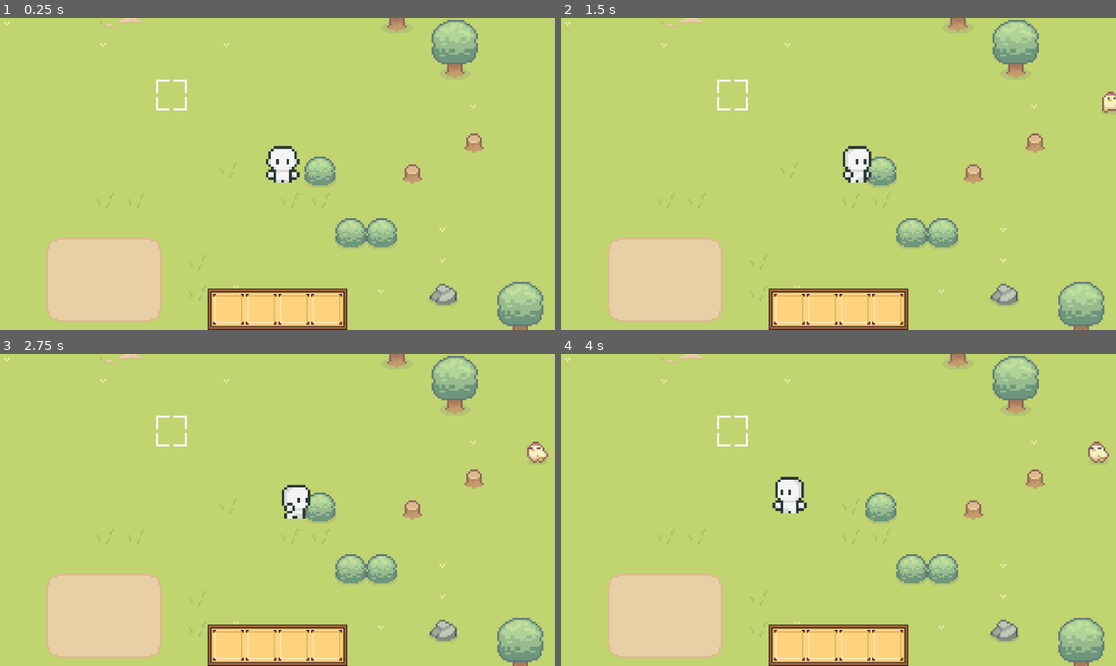
Above: before the commit, frames 1-4 (two rows, left to right).
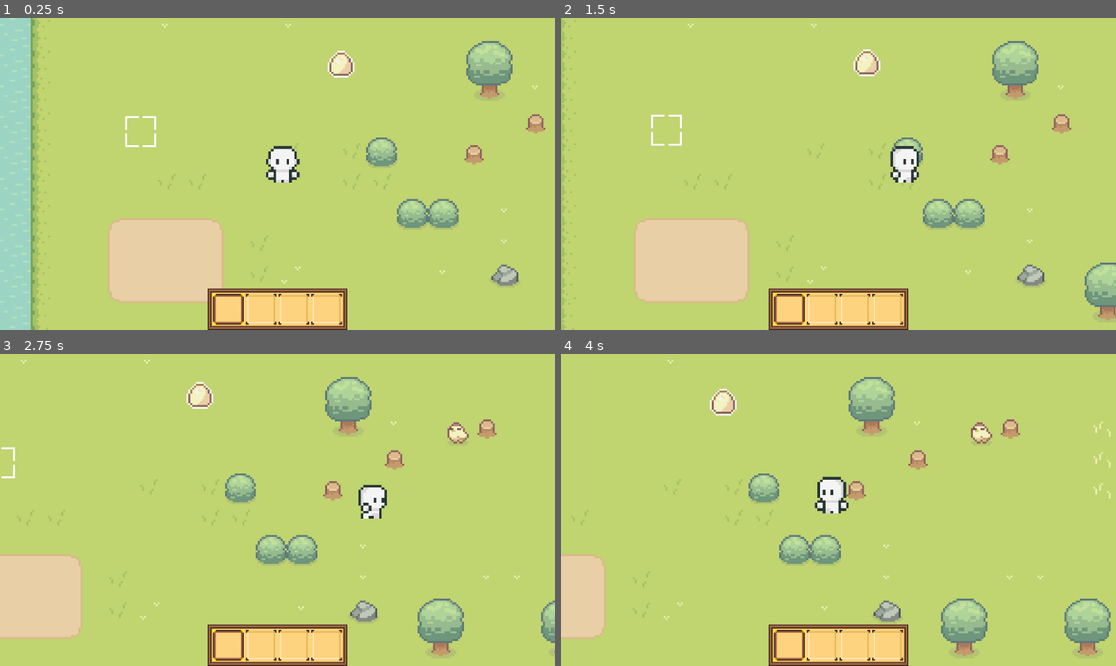
Above: after the commit, the same moments.

Repository: Lamayanul/Game
Game: Godot game, scene res://Scene/world.tscn
The game is run twice, just before and just after one commit, with the same random seed, the same clock (stepped at 60 frames per second) and the same inputs.
Inputs (mouse positions are in pixels of both pictures, inside the frame that each line leads up to):
- Up to frame 1 (0.25 s): no input
- Up to frame 2 (1.5 s): move the mouse to (960, 158) at 0.52 s; hold D (move_right) 0.53-1.25 s; tap Z (drop, bound only after the commit) at 0.6 s; click (960, 158) at 0.67 s; tap Space (jump) at 0.77 s; drag from (727, 189) to (1016, 42) at 1.27 s
- Up to frame 3 (2.75 s): move the mouse to (333, 441) at 2.02 s; hold D (move_right) from 2.03 s (still down); tap Z (drop, bound only after the commit) at 2.1 s; click (333, 441) at 2.17 s
- Up to frame 4 (4 s): release D (move_right) at 2.75 s; drag from (810, 572) to (733, 432) at 2.77 s; move the mouse to (1005, 556) at 3.52 s; hold A (move_left) from 3.53 s (still down); tap P (plantSeed) at 3.6 s; click (1005, 556) at 3.67 s; tap Space (jump) at 3.77 s; tap Z (drop, bound only after the commit) at 3.8 s

The runs differ from the first frame. In frame 1, 22% of the frame differs, in the area x 0-99%, y 0-100%; in frame 2, 14%; in frame 3, 18%; in frame 4, 19%.

Commit message:
update
drop

Diff:
--- a/Autoload/Database.gd
+++ b/Autoload/Database.gd
@@ -12,3 +12,12 @@
 
 func get_cantitate(ID="0"):
  return content[ID]["cantitate"]
+
+func get_number(ID="0"):
+ return content[ID]["number"]
+
+func get_id(number: int) -> String:
+ for id in content.keys():
+  if content[id]["number"] == number:
+   return id
+ return "0"
--- a/Autoload/Database.json
+++ b/Autoload/Database.json
@@ -1,12 +1,14 @@
 {
  "0":{
   "texture" : "Egg_item.png",
-  "cantitate":3
+  "cantitate":3,
+  "number":0
 	 },
 
 
  "1":{
   "texture" : "grid_selector.png",
-  "cantitate":3
+  "cantitate":3,
+  "number":1
 	 }
 }
--- a/Scene/world.tscn
+++ b/Scene/world.tscn
@@ -245,7 +245,7 @@
 shape = SubResource("RectangleShape2D_7fe0x")
 
 [node name="player" parent="." instance=ExtResource("6_5tioc")]
-position = Vector2(-63, 92)
+position = Vector2(-95, 102)
 metadata/_edit_group_ = true
 
 [node name="Timer" type="Timer" parent="player"]
@@ -259,7 +259,7 @@
 wait_time = 2.0
 
 [node name="Area2D" parent="." instance=ExtResource("8_nd5dy")]
-position = Vector2(-2, 8)
+position = Vector2(-16, 29)
 
 [node name="CanvasLayer" type="CanvasLayer" parent="."]
 
@@ -277,14 +277,18 @@
 grow_vertical = 0
 
 [node name="Item" parent="." instance=ExtResource("13_6ft7m")]
-position = Vector2(-149, 32)
-ID = "1"
+position = Vector2(-93, 25)
+metadata/_edit_group_ = true
 
 [node name="Area2D2" type="Area2D" parent="."]
 
 [node name="CollisionShape2D" type="CollisionShape2D" parent="Area2D2"]
 position = Vector2(-176.5, -20)
 shape = SubResource("RectangleShape2D_0l4ak")
+
+[node name="Item2" parent="." instance=ExtResource("13_6ft7m")]
+position = Vector2(-197, 60)
+ID = "1"
 
 [connection signal="body_entered" from="TileMap/Area2D" to="player" method="_on_area_2d_body_entered"]
 [connection signal="body_exited" from="TileMap/Area2D" to="player" method="_on_area_2d_body_exited"]
--- a/Scripturi/player.gd
+++ b/Scripturi/player.gd
@@ -131,9 +131,9 @@
 
 
 
-func _on_body_entered(body):
+func _on_body_entered(_body):
 	Speed = 25
 
 
-func _on_body_exited(body):
+func _on_body_exited(_body):
 	Speed =50
--- a/User/inv.gd
+++ b/User/inv.gd
@@ -1,18 +1,22 @@
 extends PanelContainer
 
 @onready var grid_container = $MarginContainer/GridContainer
-# Eliminăm această linie, deoarece nu este necesară referința directă la SlotContainer.
-# @onready var slot = $MarginContainer/GridContainer/SlotContainer
+var selected_slot: Slot = null  # Slotul selectat
+@onready var texture_rect = $MarginContainer/TextureRect
+@onready var grid = $"../../TileMap/Grid"  # Referința la grid
 
 
 
 
+# Dimensiunea unui tile (ajustează după caz)
+var tile_size = Vector2(16, 16)
+
 func add_item(ID="0"):
 	var item_texture = load("res://assets/" + ItemData.get_texture(ID))
 	var item_cantitate = ItemData.get_cantitate(ID)
+	var item_number = ItemData.get_number(ID)
 
-	# Verifică dacă texturile sunt încărcate corect
-	var item_data = {"TEXTURE": item_texture, "CANTITATE": item_cantitate}
+	var item_data = {"TEXTURE": item_texture, "CANTITATE": item_cantitate, "NUMBER":item_number}
 
 	var start_index = 0
 	var index = start_index
@@ -20,13 +24,95 @@
 	for i in range(start_index, grid_container.get_child_count()):
 		var child = grid_container.get_child(i)
 		if child != null and child.has_method("set_property"):
-			if child.filled == false:
+			if not child.filled:
 				index = i
 				break
 
-	# Verifică dacă slotul este valid înainte de a apela set_property
 	var slot = grid_container.get_child(index)
 	if slot != null and slot.has_method("set_property"):
 		slot.set_property(item_data)
 	else:
 		print("Eroare: Slotul este null sau nu are metoda set_property.")
+
+func _ready():
+	for child in grid_container.get_children():
+		if child is Slot:
+			child.connect("slot_selected", Callable(self, "_on_slot_selected"))
+
+func _on_slot_selected(slot: Slot):
+	if selected_slot:
+		selected_slot.deselect()  # Deselectează slotul anterior
+
+	selected_slot = slot
+	selected_slot.select()
+	update_selector_position(selected_slot)
+
+func update_selector_position(slot: Slot):
+	var slot_position = slot.get_global_position()
+	texture_rect.global_position = slot_position
+
+
+func _input(_event):
+	if Input.is_action_just_pressed("drop"):
+		drop_selected_item()
+
+
+
+func drop_selected_item():
+	print("Funcția drop_selected_item a fost apelată")
+	if selected_slot:
+		var ID = selected_slot.get_id()  # Obține ID-ul itemului din slotul selectat
+		if ID:
+			print("ID-ul itemului este: ", ID)
+
+			# Obține textura și cantitatea din baza de date
+			#var item_texture = ItemData.get_texture(ID)
+			#var item_cantitate = ItemData.get_cantitate(ID)
+
+			# Obține poziția mouse-ului relativ la grid
+			var mouse_position = get_global_mouse_position()
+			var local_mouse_position = mouse_position - grid.global_position
+
+			# Calculează poziția pe grid
+			var grid_position = Vector2(
+				floor(local_mouse_position.x / tile_size.x),
+				floor(local_mouse_position.y / tile_size.y)
+			)
+
+			# Convertim grid_position în coordonate globale pentru plasare
+			var drop_position = grid.global_position + grid_position * tile_size
+
+			print("Poziția calculată pentru drop: ", drop_position)
+
+			# Plasează itemul la poziția calculată
+			drop_item(ID, drop_position)
+
+			# Curăță și deselectează slotul
+			selected_slot.clear_item()
+			selected_slot.deselect()
+			selected_slot = null  # Deselectează slotul după drop
+		else:
+			print("ID-ul itemului nu a fost găsit în slotul selectat.")
+	else:
+		print("Niciun slot nu este selectat")
+
+
+# În funcția de drop
+func drop_item(ID: String, position: Vector2):
+
+	var item_cantitate = ItemData.get_cantitate(ID)
+	var item_texture = load("res://assets/"+ItemData.get_texture(ID)) as Texture
+	var item_scene = load("res://User/item.tscn")
+
+
+	var item_instance = item_scene.instantiate()
+	item_instance.global_position = position
+	item_instance.ID = ID
+
+		# Setează textura și cantitatea pe item_instance
+	item_instance.set_texture1(item_texture)
+	item_instance.set_cantitate(item_cantitate)
+
+	var items_node = get_node("/root/world/")
+	#items_node.add_child(load("res://User/item.tscn").instantiate())
+	items_node.add_child(item_instance)
--- a/User/inv.tscn
+++ b/User/inv.tscn
@@ -1,8 +1,9 @@
-[gd_scene load_steps=4 format=3 uid="uid://cl0ym50w3lybq"]
+[gd_scene load_steps=5 format=3 uid="uid://cl0ym50w3lybq"]
 
 [ext_resource type="Script" path="res://User/inv.gd" id="1_ic7fr"]
 [ext_resource type="Texture2D" uid="uid://cvuciyxi2hnw3" path="res://Sprout Lands - Sprites - Basic pack/Objects/Inventory_background.png" id="1_vr0hg"]
 [ext_resource type="PackedScene" uid="uid://bgc7bfs3whjaw" path="res://User/slot_container.tscn" id="2_f0a3l"]
+[ext_resource type="Texture2D" uid="uid://g2nknj28mrgx" path="res://Sprout Lands - Sprites - Basic pack/Objects/Inventory_select.png" id="4_kb5l3"]
 
 [node name="Inv" type="PanelContainer"]
 offset_right = 40.0
@@ -39,3 +40,10 @@
 
 [node name="SlotContainer4" parent="MarginContainer/GridContainer" instance=ExtResource("2_f0a3l")]
 layout_mode = 2
+
+[node name="TextureRect" type="TextureRect" parent="MarginContainer"]
+layout_mode = 2
+mouse_filter = 2
+texture = ExtResource("4_kb5l3")
+expand_mode = 1
+stretch_mode = 4
--- a/User/item.tscn
+++ b/User/item.tscn
@@ -5,6 +5,7 @@
 [sub_resource type="RectangleShape2D" id="RectangleShape2D_axomy"]
 
 [node name="Item" type="Sprite2D"]
+y_sort_enabled = true
 script = ExtResource("1_adwne")
 
 [node name="Area2D" type="Area2D" parent="."]
--- a/User/main.gd
+++ /dev/null
@@ -1 +0,0 @@
-extends Control
--- a/User/slot_container.gd
+++ b/User/slot_container.gd
@@ -1,10 +1,19 @@
 extends PanelContainer
 class_name Slot
 
-@onready var texture_rect = $TextureHolder/TextureRect  # Asigură-te că accesezi corect TextureRect
+@onready var texture_rect = $TextureHolder/TextureRect
+  # Asigură-te că accesezi corect TextureRect
 @onready var label = %Label
+@export var is_selected: bool = false
+var filled:bool=false
 
-var filled:bool=false
+
+
+
+
+signal slot_selected(slot)
+
+@export var number : int = 0
 
 @export var cantitate: int = 0:
 	set(value):
@@ -15,19 +24,21 @@
 		else:
 			label.text = ""
 
-@export_enum("Grau:0", "Seminte:1", "Axe:2") var type: int
+#@export_enum("Grau:0", "Seminte:1", "Axe:2") var type: int
 
-@onready var property: Dictionary = {"TEXTURE": null, "CANTITATE": cantitate}:
+@onready var property: Dictionary = {"TEXTURE": null, "CANTITATE": cantitate, "NUMBER":number}:
 	set(value):
 		property = value
 		texture_rect.texture = property["TEXTURE"]  # Actualizează direct textura în TextureRect
 		cantitate = property["CANTITATE"]
+		number = property["NUMBER"]
 
 # Metoda pentru setarea texturii și cantității
 func set_property(data):
 	property = data
 	texture_rect.texture = property["TEXTURE"]
 	cantitate = property["CANTITATE"]
+	number = property["NUMBER"]
 	label.text = str(cantitate)
 	if cantitate > 0:
 		label.text = str(cantitate)
@@ -37,6 +48,18 @@
 		filled=false
 	else:
 		filled=true
+
+
+func get_texture() -> Texture:
+	return property.get("TEXTURE", null)  # Returnează textura din dictionary, sau null dacă nu există
+
+func get_cantitate() -> int:
+	return property.get("CANTITATE", 0)
+
+func get_number()->int:
+	return property.get("NUMBER",0)
+
+
 
 func _get_drag_data(_at_position):
 
@@ -61,3 +84,51 @@
 	property = data.property
 	data.property = temp
 	set_property(property)  # Actualizează textura și cantitatea după drop
+
+
+
+func _ready():
+	# Conectează semnalul de selecție
+	connect("gui_input",Callable( self, "_on_gui_input"))
+
+
+func _on_gui_input(event):
+	# Detectează click-ul pentru a selecta slotul
+	if event is InputEventMouseButton and event.pressed:
+		is_selected = true
+		emit_signal("slot_selected", self)
+
+func select():
+	is_selected = true
+
+
+
+func deselect():
+	is_selected = false
+
+func clear_item():
+
+	 # Resetează textura la null
+	$TextureHolder/TextureRect.texture = null
+
+	# Resetează textul etichetei la gol
+	%Label.text = ""
+
+	# Resetează cantitatea
+	cantitate = 0
+
+	# Resetează ID-ul sau alte proprietăți relevante
+	property = {"TEXTURE": null, "CANTITATE": 0, "NUMBER": 0}
+
+	# Marchează slotul ca fiind gol
+	filled = false
+
+	# Oprește funcționalitatea drag-and-drop
+	set_drag_preview(null)
+
+func get_id() -> String:
+	if property and property.has("Number") != null:
+		for key in ItemData.content.keys():
+			if ItemData.content[key]["number"] == number:
+				return key
+	return "0"
--- a/User/slot_container.tscn
+++ b/User/slot_container.tscn
@@ -25,16 +25,18 @@
 layout_mode = 0
 offset_right = 40.0
 offset_bottom = 40.0
-texture = ExtResource("2_63l77")
+texture = ExtResource("2_60n7o")
+expand_mode = 1
+stretch_mode = 4
 
 [node name="TextureRect" type="TextureRect" parent="TextureHolder"]
+custom_minimum_size = Vector2(64, 64)
 layout_mode = 1
 anchors_preset = 15
 anchor_right = 1.0
 anchor_bottom = 1.0
 grow_horizontal = 2
 grow_vertical = 2
-texture = ExtResource("2_63l77")
 expand_mode = 1
 stretch_mode = 5
 
--- /dev/null
+++ b/icon.svg
@@ -0,0 +1 @@
+<svg xmlns="http://www.w3.org/2000/svg" width="128" height="128"><rect width="124" height="124" x="2" y="2" fill="#363d52" stroke="#212532" stroke-width="4" rx="14"/><g fill="#fff" transform="translate(12.322 12.322)scale(.101)"><path d="M105 673v33q407 354 814 0v-33z"/><path fill="#478cbf" d="m105 673 152 14q12 1 15 14l4 67 132 10 8-61q2-11 15-15h162q13 4 15 15l8 61 132-10 4-67q3-13 15-14l152-14V427q30-39 56-81-35-59-83-108-43 20-82 47-40-37-88-64 7-51 8-102-59-28-123-42-26 43-46 89-49-7-98 0-20-46-46-89-64 14-123 42 1 51 8 102-48 27-88 64-39-27-82-47-48 49-83 108 26 42 56 81zm0 33v39c0 276 813 276 814 0v-39l-134 12-5 69q-2 10-14 13l-162 11q-12 0-16-11l-10-65H446l-10 65q-4 11-16 11l-162-11q-12-3-14-13l-5-69z"/><path d="M483 600c0 34 58 34 58 0v-86c0-34-58-34-58 0z"/><circle cx="725" cy="526" r="90"/><circle cx="299" cy="526" r="90"/></g><g fill="#414042" transform="translate(12.322 12.322)scale(.101)"><circle cx="307" cy="532" r="60"/><circle cx="717" cy="532" r="60"/></g></svg>
--- a/item.gd
+++ b/item.gd
@@ -1,9 +1,39 @@
 extends Sprite2D
 
-@export var ID="0"
+@export var ID = "0"
+
+@onready var shadow = Sprite2D.new()
+
+var float_amplitude: float = 2.0
+var float_speed: float = 2.0
+var original_position: Vector2
+var time_passed: float = 0.0
+
+# Variabile pentru textura și cantitate
+var item_texture: Texture
+var item_cantitate: int
+
 func _ready():
-	texture=load("res://assets/" + ItemData.get_texture(ID))
+	# Setează textura folosind ID-ul
+	texture = load("res://assets/" + ItemData.get_texture(ID))
+	original_position = position
 
 func _on_body_entered(body):
-	get_parent().find_child("Inv").add_item(ID)
-	queue_free()
+	if body.name == "player":
+		get_parent().find_child("Inv").add_item(ID)
+		queue_free()
+
+func _process(delta: float):
+	time_passed += delta
+	position.y = original_position.y + sin(time_passed * float_speed) * float_amplitude
+
+# Metodă pentru a seta textura pe obiect
+func set_texture1(texture: Texture):
+	item_texture = texture
+	self.texture = item_texture  # Asigură-te că setezi textura pe Sprite2D
+
+# Metodă pentru a seta cantitatea pe obiect
+func set_cantitate(cantitate: int):
+	item_cantitate = cantitate
+	# Dacă ai un Label pentru a afișa cantitatea, îl poți seta aici
+	# Exemplu: label.text = str(item_cantitate)
--- a/project.godot
+++ b/project.godot
@@ -51,6 +51,11 @@
 "events": [Object(InputEventKey,"resource_local_to_scene":false,"resource_name":"","device":-1,"window_id":0,"alt_press …(192 unchanged characters)…
 ]
 }
+drop={
+"deadzone": 0.5,
+"events": [Object(InputEventKey,"resource_local_to_scene":false,"resource_name":"","device":-1,"window_id":0,"alt_pressed":false,"shift_pressed":false,"ctrl_pressed":false,"meta_pressed":false,"pressed":false,"keycode":0,"physical_keycode":90,"key_label":0,"unicode":122,"location":0,"echo":false,"script":null)
+]
+}
 
 [rendering]
 
Not shown: 1 places in User/main.tscn that only renumber resources
Not shown: 1 places in User/slot_container.tscn that only renumber resources
Not shown, added: icon.svg.import
